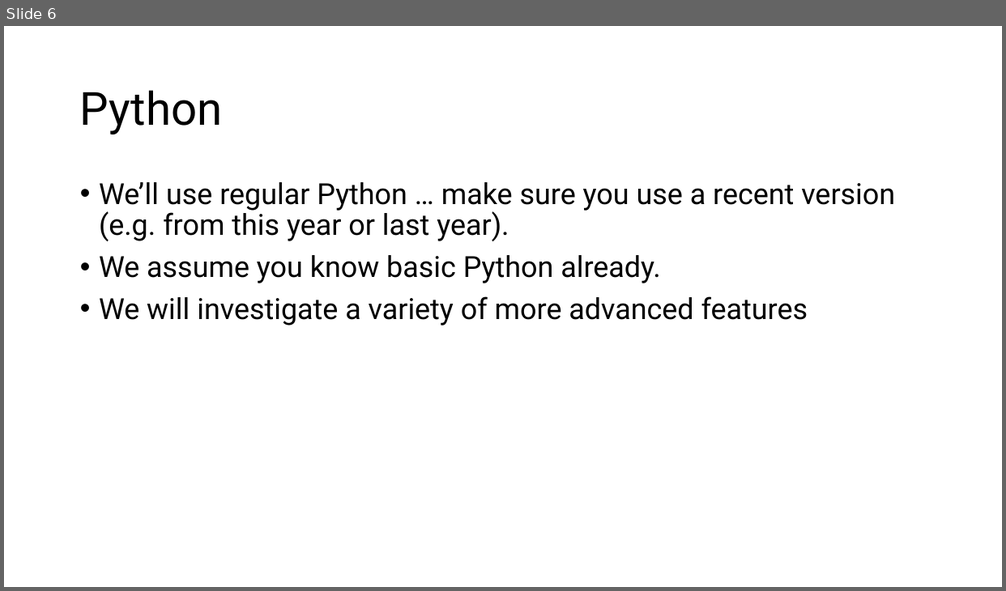
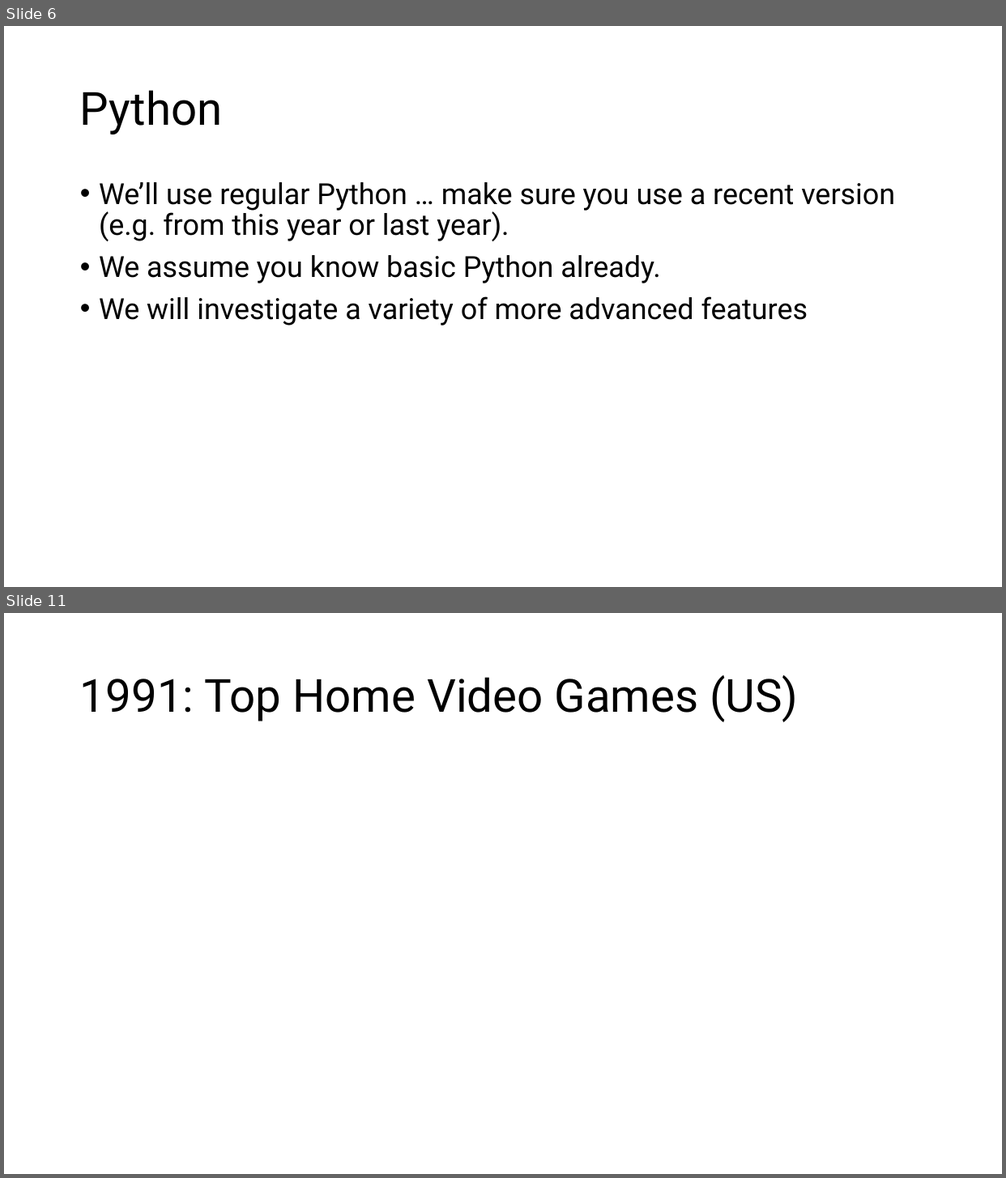
Before and after one commit to tjd1234/cmpt383fall2026, a slide deck: python/PythonIntro.pptx. Shown one above the other, each under a label of ours: slide 6 before the commit, slides 6 and 11 after it; the slides between them are not shown. The pictures are 1006x591 and 1006x1178 pixels, drawn with LibreOffice and Linux fonts; fonts in the diff are those of the drawing. Boxes give left, top, right and bottom in pixels: in the first picture for what was removed or moved away, otherwise in the second. Text is boxed around its words. In the diff, an @@ line names an element or a change of style, - is before the commit and + after.

```diff
--- a/python/PythonIntro.pptx
+++ b/python/PythonIntro.pptx
@@ slide 11 added at bbox=[4, 613, 1002, 1174], background #FFFFFF @@
@@ title added at bbox=[80, 675, 798, 722], 44 pt, text #000000 @@
+1991: Top Home Video Games (US)
```
Also in this commit, not shown: 3 slides changed, 13 other slides added, 1 other file.
